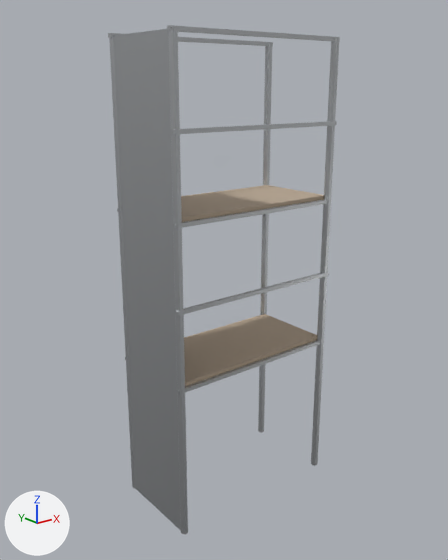
The glTF model public/models/props/scaffold_bay.lod1.glb: old version first, new version second.
Before and after are seen from a 50 mm camera at (-4.96, -6.11, 5.46) aimed at (-0.04, 0.03, 3.0). Lighting does not change. The marker at lower left points along +X, +Y and +Z. The first picture is the older version. Where no turn or scale is listed for an object, it has been applied to the vertices. Vertices at exactly the same position are counted once.

Names of what the first picture shows: 'props_scaffold_bay'.
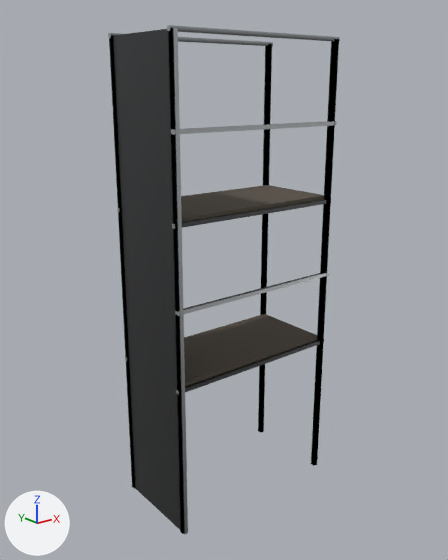
Where the change shows, as pixel boxes [x1, y1, x2, y2] in the pictures (448 x 560 px; the box of a moved part takes in the faces that stretch with it):
'props_scaffold_bay', recoloured, reshaped (darker)
    both: [108, 25, 340, 534]
part 1 of me_props_scaffold_bay, moved or reshaped
    before: [110, 28, 339, 534]
    after: [109, 28, 339, 534]

Edits to the bpy script that builds the scene:
```text
Change mat_metal_galv:
    where n0 = _N.new('ShaderNodeBsdfPrincipled'); n0.name = 'Principled BSDF'
    remove n0.inputs[0].default_value = (0.6, 0.62, 0.64, 1.0)  # 'Base Color', light grey #cbced1
    add n2 = _N.new('ShaderNodeMix'); n2.name = 'Mix'
    add n2.data_type = 'RGBA'
    add n2.blend_type = 'MULTIPLY'
    add n2.inputs[0].default_value = 1.0  # 'Factor'
    add n2.inputs[7].default_value = (0.6, 0.62, 0.64, 1.0)  # 'B', light grey #cbced1
    add n3 = _N.new('ShaderNodeVertexColor'); n3.name = 'Color Attribute'
    add _L.new(n2.outputs[2], n0.inputs[0])  # 'Result' to 'Base Color'
    add _L.new(n3.outputs[0], n2.inputs[6])  # 'Color' to 'A'
Change mat_timber_bare:
    where n0 = _N.new('ShaderNodeBsdfPrincipled'); n0.name = 'Principled BSDF'
    remove n0.inputs[0].default_value = (0.5, 0.4, 0.3, 1.0)  # 'Base Color', beige #bcaa95
    add n2 = _N.new('ShaderNodeMix'); n2.name = 'Mix'
    add n2.data_type = 'RGBA'
    add n2.blend_type = 'MULTIPLY'
    add n2.inputs[0].default_value = 1.0  # 'Factor'
    add n2.inputs[7].default_value = (0.5, 0.4, 0.3, 1.0)  # 'B', beige #bcaa95
    add n3 = _N.new('ShaderNodeVertexColor'); n3.name = 'Color Attribute'
    add _L.new(n2.outputs[2], n0.inputs[0])  # 'Result' to 'Base Color'
    add _L.new(n3.outputs[0], n2.inputs[6])  # 'Color' to 'A'
Change me_props_scaffold_bay:
    where me_props_scaffold_bay.from_pydata(...)  # 136 vertices, 212 faces; spans x -1.25..1.25, y -0.65..0.65, z -3.01..3.01
    used by ob_props_scaffold_bay; location = (0.0, 0.0, 3.01)
    me_props_scaffold_bay part 1
    17 vertices are removed from x -1.25..1.23, y -0.64..0.64, z -3.01..2.99
    77 faces are deleted
    7 vertices in x -1.25..1.15, y -0.6..0.6, z -3.01..2.99 move by (0.01, 0.03, 0.0)
    4 vertices in x -1.23, y -0.64..0.56, z -3.01..2.99 move by (-0.01, 0.01, 0.0)
    4 vertices in x 1.18, y -0.64..0.56, z -3.01..2.99 move by (-0.02, 0.01, 0.0)
    4 vertices in x 1.18, y -0.56..0.64, z -3.01..2.99 move by (0.04, 0.01, 0.0)
    8 vertices move from x -1.23..1.23, y -0.65..0.65, z -3.01..2.99 to x -1.24..1.22, y -0.65..0.65, z -3.01..2.99
    4 vertices are added at (-1.18, -0.65, -3.01), (-1.18, -0.65, 2.99), (-1.18, 0.65, -3.01), (-1.18, 0.65, 2.99)
    8 new vertices lie (-0.05, 0.0, 0.0) away from vertices in x -1.15..1.25, y -0.6..0.6, z -3.01..2.99
    5 new vertices lie (-0.03, -0.05, 0.0) away from vertices in x -1.15..1.25, y -0.6..0.6, z -3.01..2.99
    77 new faces join them, mat_metal_galv
```
